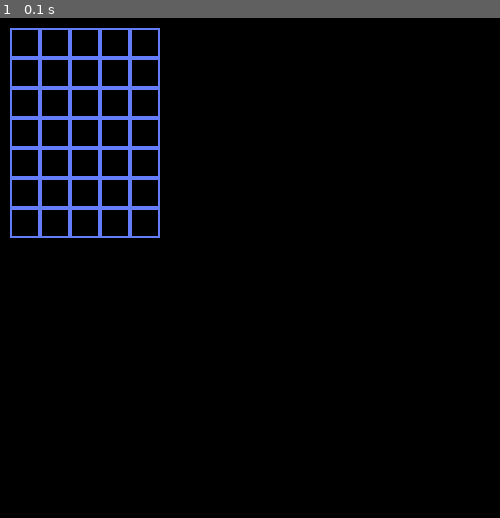
Above: before the commit, frame 1.
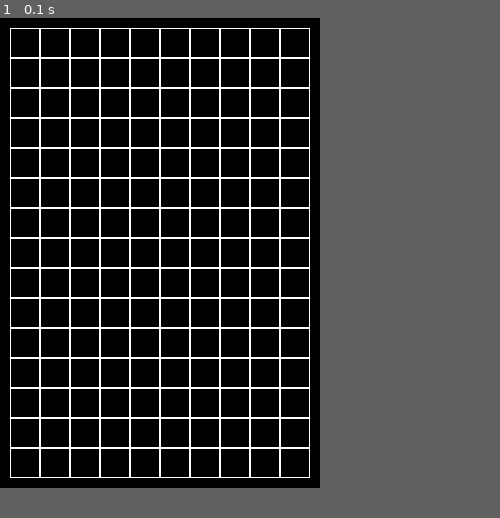
Above: after the commit, the same moment.

Repository: MyFreeR/pyGameSch
Game: pygame game, started from main.py
Two runs of this game, one before a commit and one after it. Both use one fixed random seed, a clock stepped at 60 frames per second and the inputs below.
Inputs:
- Up to frame 1 (0.1 s): no input
In our replay, the window is 500x500 before the commit and 320x470 after it. These sizes can differ from the game's own. Grey fills any space a smaller window leaves; there, only what the larger window draws over its background counts as a difference.

The runs differ from the first frame. In frame 1, 8.5% of the frame differs, in the area x 2-62%, y 2-92%.

Commit message:
mns_board

Diff:
--- a/main.py
+++ b/main.py
@@ -1,4 +1,5 @@
 import pygame
+import random
 
 
 class Board:
@@ -27,40 +28,50 @@
 
     # cell - кортеж (x, y)
     def on_click(self, cell):
-        for i in range(self.width):
-            self.board[cell[1]][i] = (self.board[cell[1]][i] + 1) % 2
-        for i in range(self.height):
-            # чтобы не перекрашивать дважды
-            if i == cell[1]:
-                continue
-            self.board[i][cell[0]] = (self.board[i][cell[0]] + 1) % 2
+        # заглушка для реальных игровых полей
+        pass
 
     def get_click(self, mouse_pos):
         cell = self.get_cell(mouse_pos)
         if cell:
             self.on_click(cell)
-        else:
-            print(cell)  # которая None
 
     def render(self, screen):
-        colors = [pygame.Color("black"), pygame.Color("white")]
         for y in range(self.height):
             for x in range(self.width):
-                pygame.draw.rect(screen, colors[self.board[y][x]],
+                pygame.draw.rect(screen, pygame.Color(255, 255, 255),
                                  (x * self.cell_size + self.left, y * self.cell_size + self.top,
-                                  self.cell_size, self.cell_size))  # заливка
-                pygame.draw.rect(screen, (100, 125, 250),
-                                 (self.left + x * self.cell_size, self.top + y * self.cell_size,
-                                 self.cell_size, self.cell_size), 2)
+                                  self.cell_size,
+                                  self.cell_size), 1)
+
+
+class Minesweeper(Board):
+    def __init__(self, width, height, n):
+        super().__init__(width, height)
+        # вначале все клетки закрыты
+        self.board = [[-1] * width for _ in range(height)]
+        i = 0
+        while i < n:
+            x = random.randint(0, self.width - 1)
+            y = random.randint(0, self.height - 1)
+            if self.board[y][x] == -1:
+                self.board[y][x] = 10
+                i += 1
 
 
 def main():
     pygame.init()
-    size = 500, 500
+    size = 320, 470
     screen = pygame.display.set_mode(size)
-    pygame.display.set_caption('Чёрное белое')
-    # поле 5 на 7
-    board = Board(5, 7)
+    clock = pygame.time.Clock()
+    pygame.display.set_caption('mnSweeperGrandpa')
+    board = Minesweeper(10, 15, 10)
+    board.set_view(10, 10, 30)
+
+    # Включено ли обновление поля
+    time_on = False
+    ticks = 0
+
     running = True
     while running:
         for event in pygame.event.get():
@@ -68,9 +79,14 @@
                 running = False
             if event.type == pygame.MOUSEBUTTONDOWN:
                 board.get_click(event.pos)
+
         screen.fill((0, 0, 0))
         board.render(screen)
+
         pygame.display.flip()
+        clock.tick(50)
+        ticks += 1
+    pygame.quit()
 
 
 if __name__ == '__main__':
